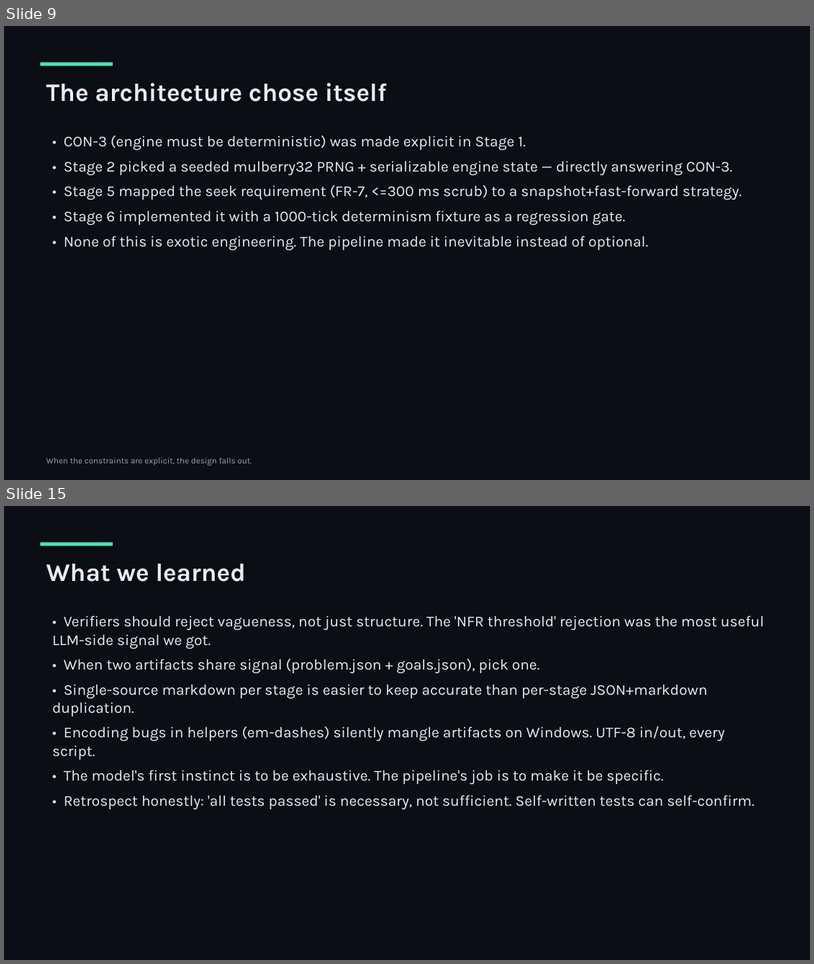
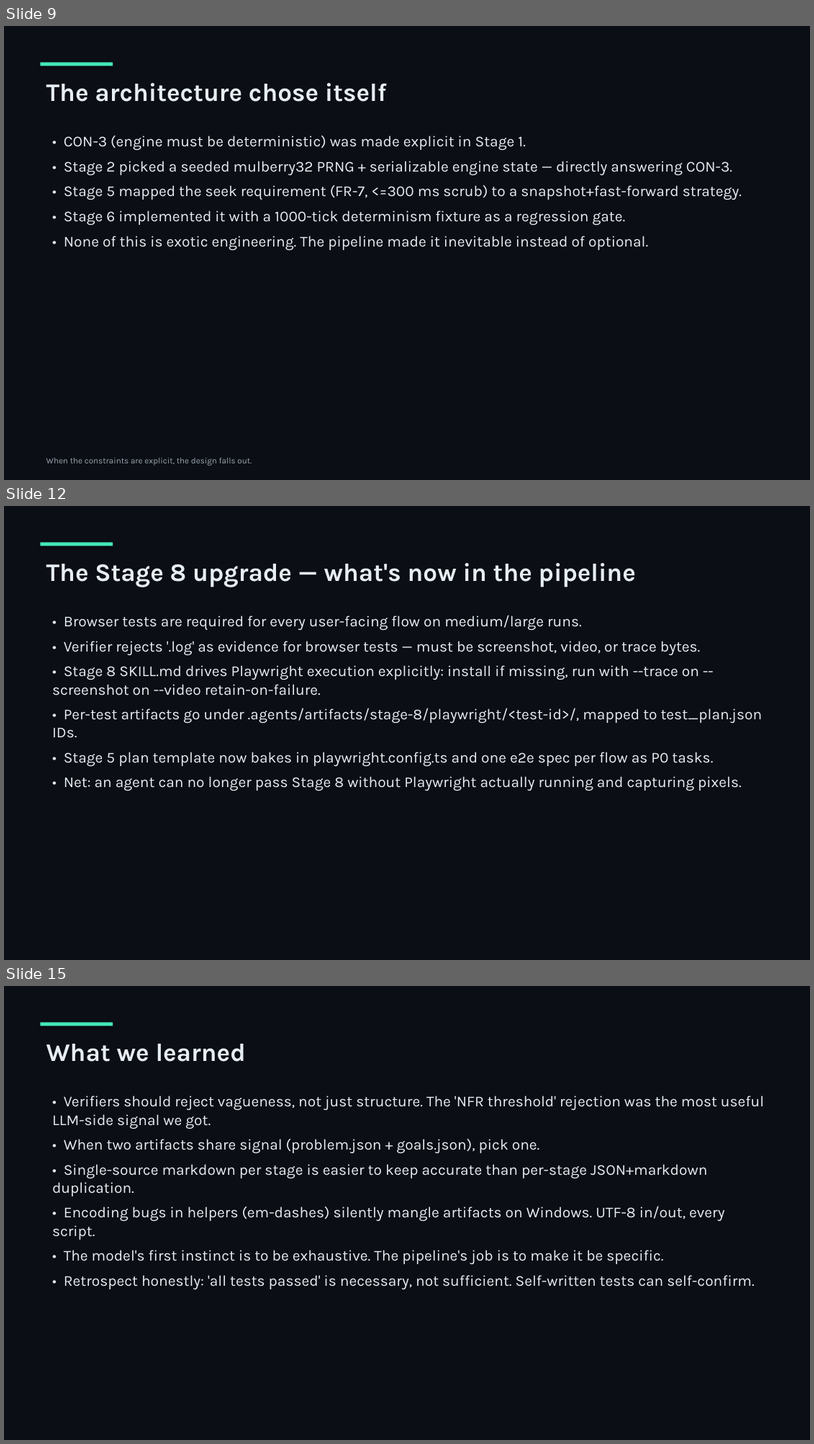
Before and after one commit to umais-developer/SDLC, a slide deck: docs/SDLC-pipeline-walkthrough.pptx. Shown one above the other, each under a label of ours: slides 9 and 15 before the commit, slides 9, 12 and 15 after it; the slides between them are not shown. The pictures are 814x964 and 814x1444 pixels, drawn with LibreOffice and Linux fonts; fonts in the diff are those of the drawing. Boxes give left, top, right and bottom in pixels: in the first picture for what was removed or moved away, otherwise in the second. Text is boxed around its words. In the diff, an @@ line names an element or a change of style, - is before the commit and + after.

```diff
--- a/docs/SDLC-pipeline-walkthrough.pptx
+++ b/docs/SDLC-pipeline-walkthrough.pptx
@@ slide 12 added at [4, 506, 810, 960], background #0B0E14 @@
@@ rectangle added at [40, 542, 113, 546], fill #43E8B8 @@
@@ text added at [46, 563, 636, 587], 30 pt, text #E6EDF3, bold @@
+The Stage 8 upgrade — what's now in the pipeline
@@ text added at [52, 615, 763, 790], 18 pt, text #E6EDF3 @@
+• Browser tests are required for every user-facing flow on medium/large runs.
+• Verifier rejects '.log' as evidence for browser tests — must be screenshot, video, or trace bytes.
+• Stage 8 SKILL.md drives Playwright execution explicitly: install if missing, run with --trace on --screenshot on --video retain-on-failure.
+• Per-test artifacts go under .agents/artifacts/stage-8/playwright/<test-id>/, mapped to test_plan.json IDs.
+• Stage 5 plan template now bakes in playwright.config.ts and one e2e spec per flow as P0 tasks.
+• Net: an agent can no longer pass Stage 8 without Playwright actually running and capturing pixels.
```
Also in this commit, not shown: 6 slides changed, 2 other slides added, 3 slides removed, 14 other files.
